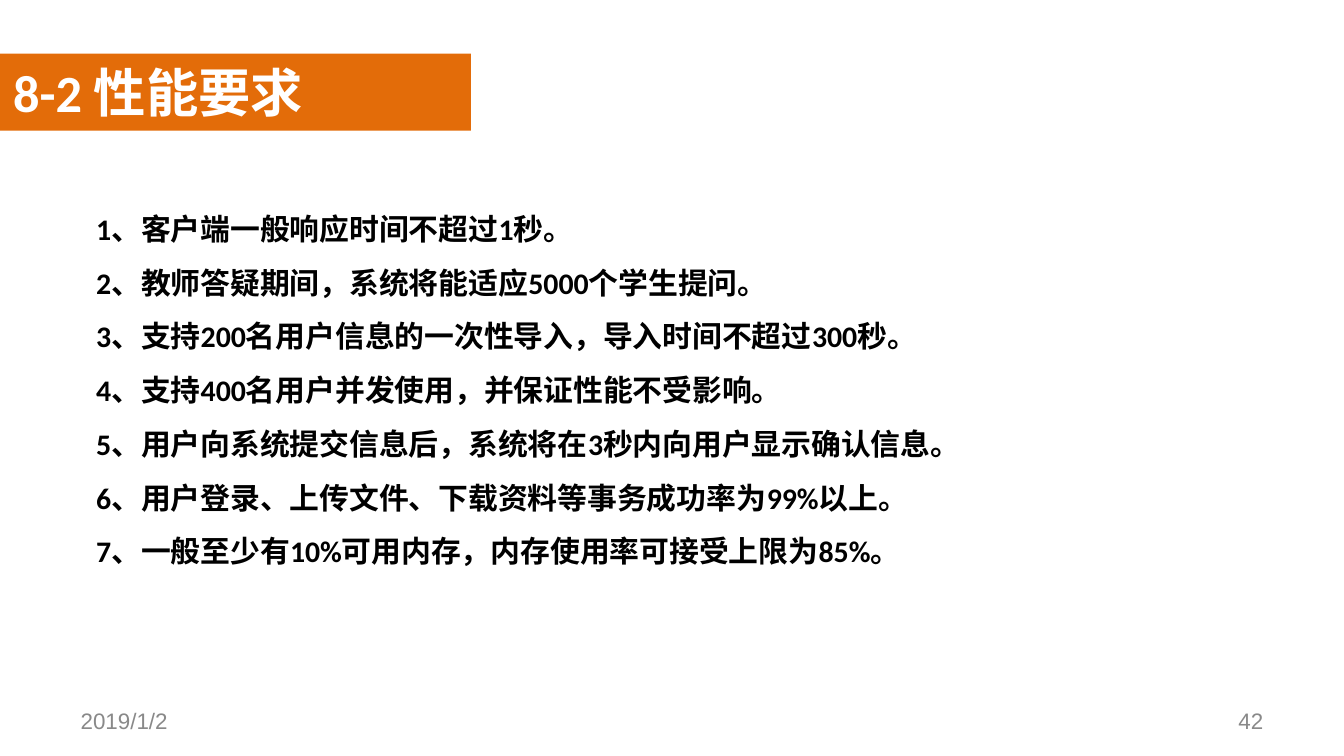
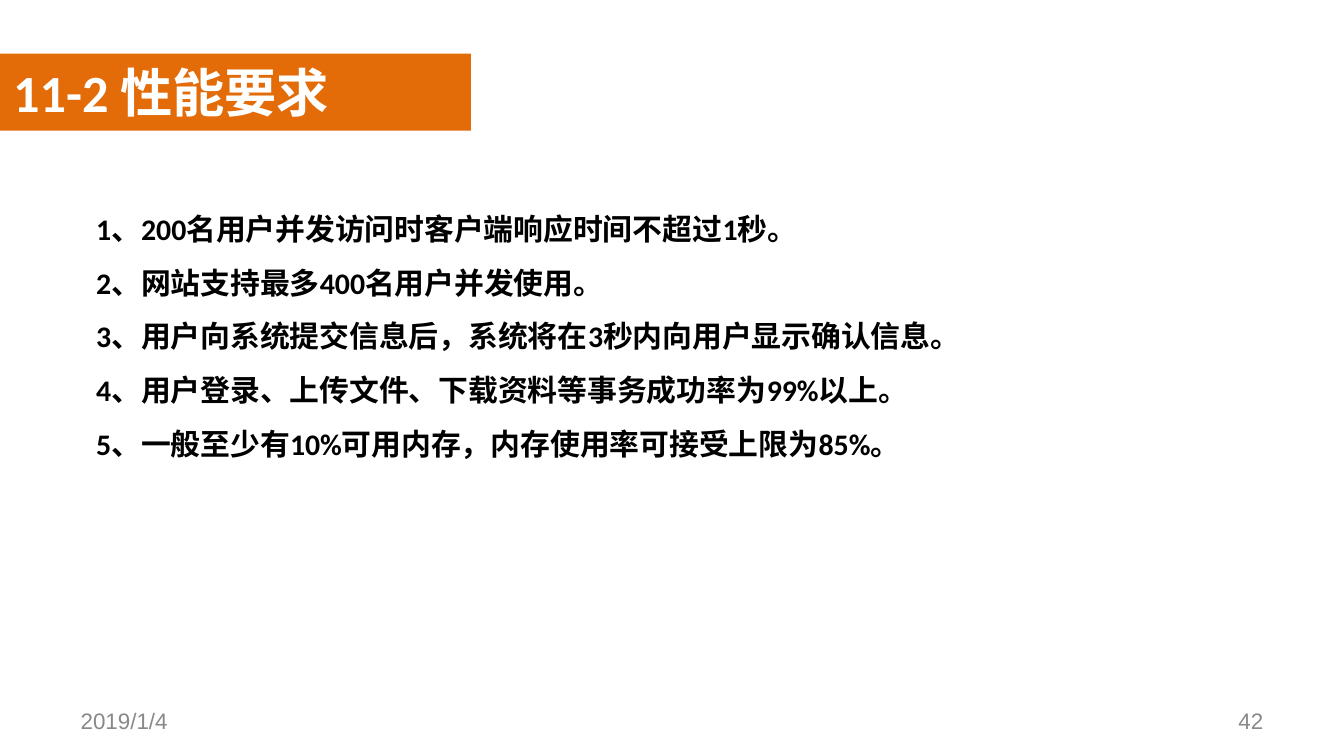
Before and after one commit to SoftwareRequirtmentsG02/Document, a slide deck: slide 42 of 案例教学系统/受控文档/分析设计/PPT/PRD2018-G02-SRS评审PPT.pptx. Drawn at 1344x756 pixels with LibreOffice and Linux fonts; fonts in the diff are those of the drawing; background and template pictures are left out. Boxes give left, top, right and bottom in pixels: in the first picture for what was removed or moved away, otherwise in the second. Text is boxed around its words. In the diff, an @@ line names an element or a change of style, - is before the commit and + after.

```diff
--- a/案例教学系统/受控文档/分析设计/PPT/PRD2018-G02-SRS评审PPT.pptx
+++ b/案例教学系统/受控文档/分析设计/PPT/PRD2018-G02-SRS评审PPT.pptx
@@ text at [13, 67, 329, 117]: text changed @@
-8-2 性能要求
+11-2 性能要求
@@ text at [96, 215, 960, 459]: text changed @@
-  1、客户端一般响应时间不超过1秒。
-  2、教师答疑期间，系统将能适应5000个学生提问。
-  3、支持200名用户信息的一次性导入，导入时间不超过300秒。
-  4、支持400名用户并发使用，并保证性能不受影响。
-  5、用户向系统提交信息后，系统将在3秒内向用户显示确认信息。
-  6、用户登录、上传文件、下载资料等事务成功率为99%以上。
-  7、一般至少有10%可用内存，内存使用率可接受上限为85%。
+  1、200名用户并发访问时客户端响应时间不超过1秒。
+  2、网站支持最多400名用户并发使用。
+  3、用户向系统提交信息后，系统将在3秒内向用户显示确认信息。
+  4、用户登录、上传文件、下载资料等事务成功率为99%以上。
+  5、一般至少有10%可用内存，内存使用率可接受上限为85%。
@@ text at [81, 713, 168, 729]: text changed @@
-2019/1/2
+2019/1/4
```
Also in this commit, not shown: 49 other slides changed, 9 slides added, 3 slides removed, 1 other file.
